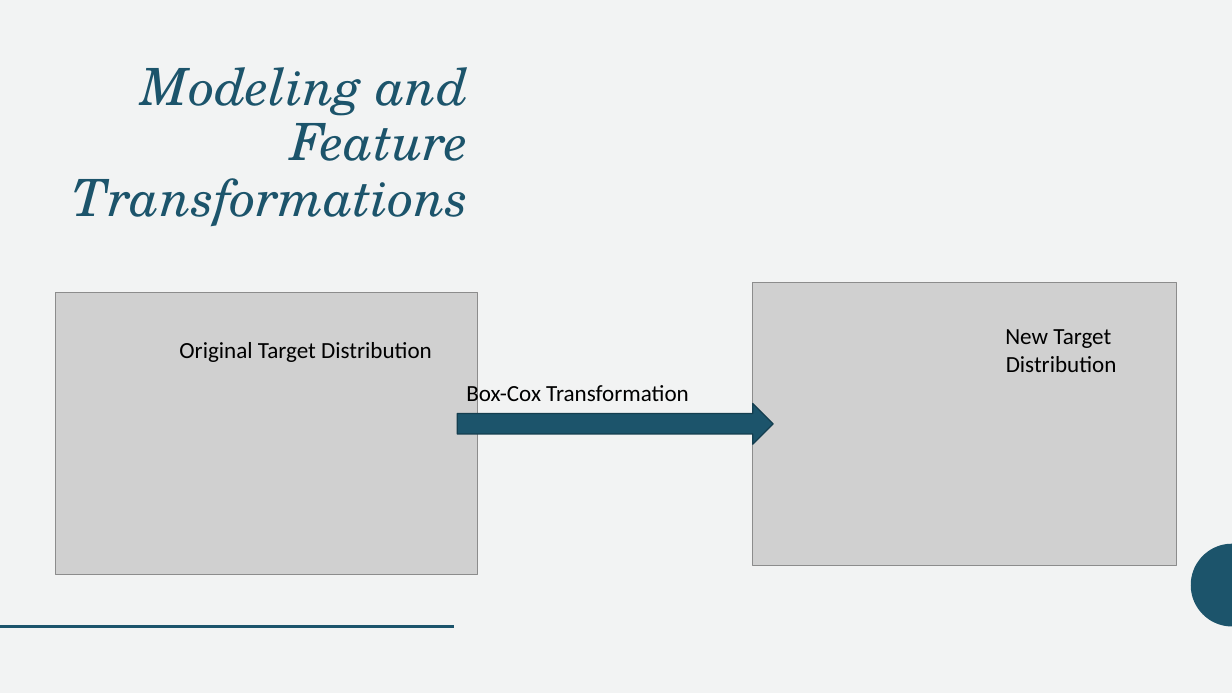
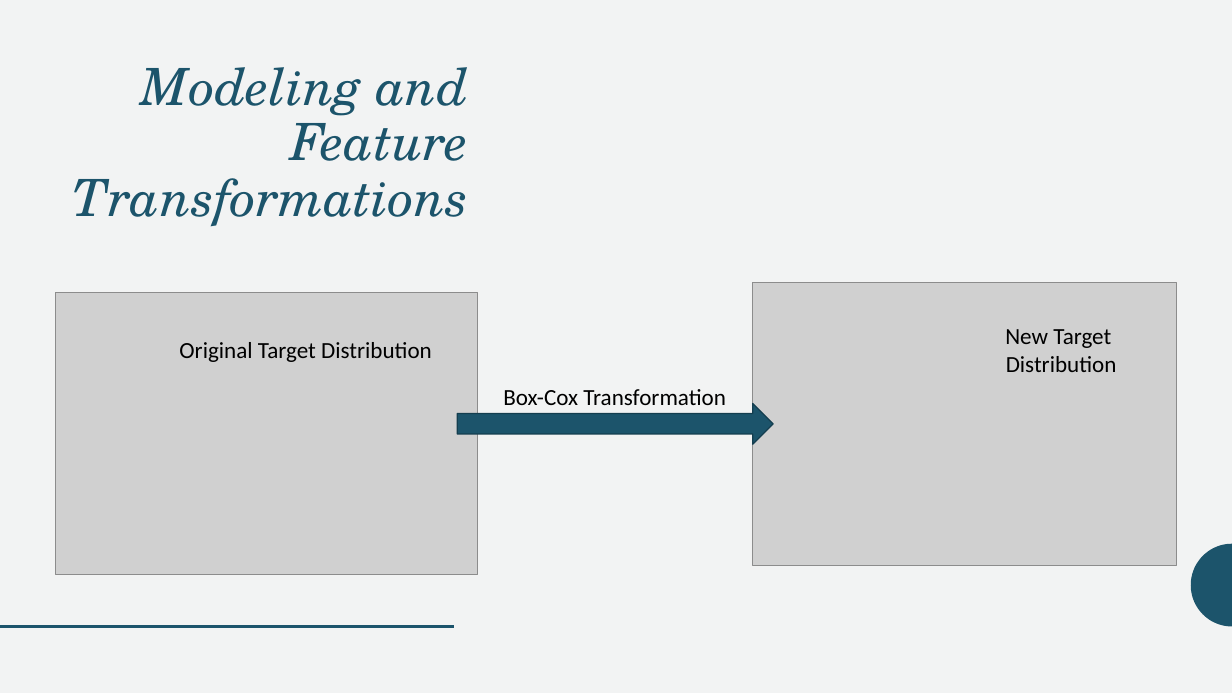
Before and after one commit to SRobbins-13/GHG_Regression_Analysis, a slide deck: slide 11 of GHG_Regression_Analysis.pptx (slide 9 before the commit). Drawn at 1232x693 pixels with LibreOffice and Linux fonts; fonts in the diff are those of the drawing; grey boxes stand for pictures. Boxes give left, top, right and bottom in pixels: in the first picture for what was removed or moved away, otherwise in the second. Text is boxed around its words. In the diff, an @@ line names an element or a change of style, - is before the commit and + after.

```diff
--- a/GHG_Regression_Analysis.pptx
+++ b/GHG_Regression_Analysis.pptx
@@ text "Box-Cox Transformation" rewrapped from (x1=466, y1=382, x2=689, y2=408) to (x1=503, y1=389, x2=726, y2=405) @@
```
Also in this commit, not shown: 2 other slides changed, 2 slides added.
